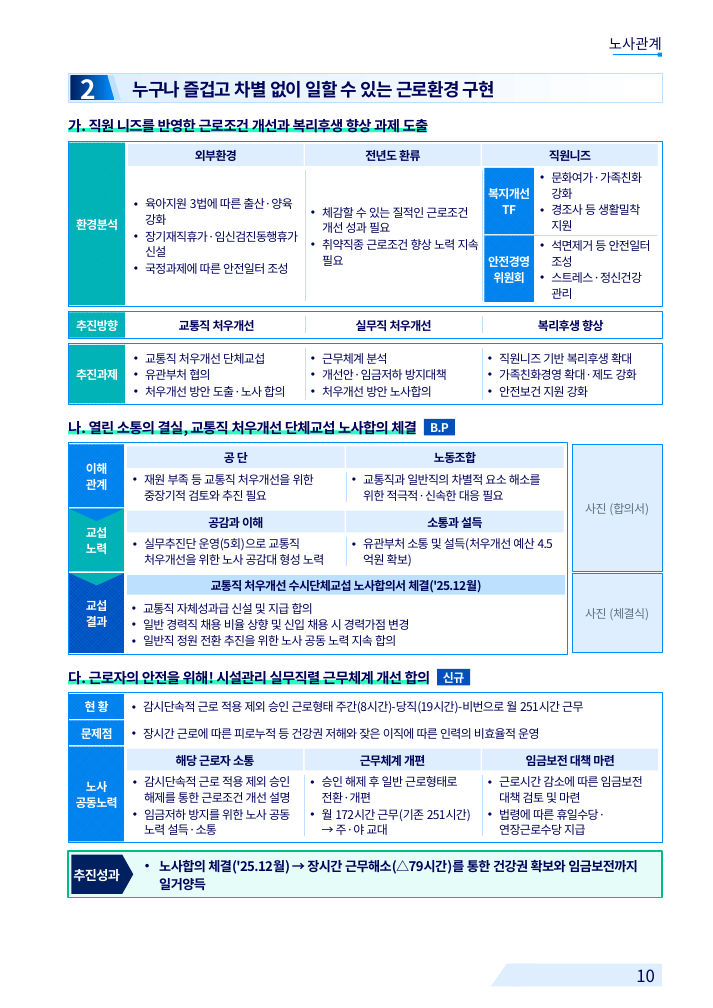
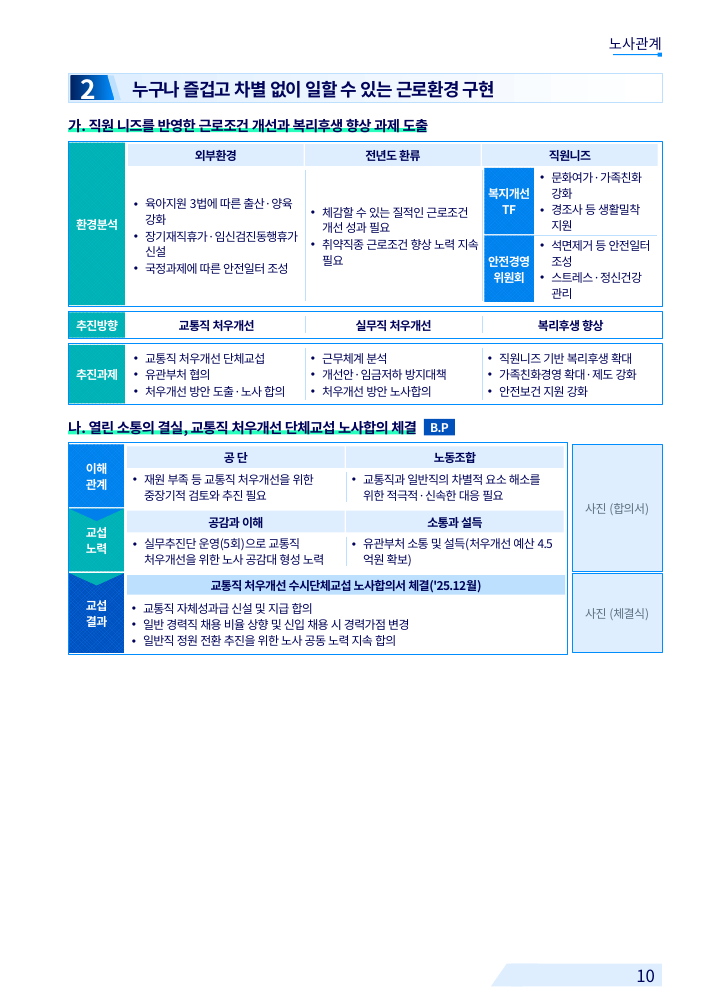
Before and after one commit to khjlsi-creator/claude, a slide deck: slide 10 of korad-경영평가-ppt/KORAD_경영평가_레이아웃_카탈로그_A4세로.pptx. Drawn at 713x1008 pixels with LibreOffice and Linux fonts; fonts in the diff are those of the drawing; background and template pictures are left out. Boxes give left, top, right and bottom in pixels: in the first picture for what was removed or moved away, otherwise in the second. Text is boxed around its words. In the diff, an @@ line names an element or a change of style, - is before the commit and + after.

```diff
--- a/korad-경영평가-ppt/KORAD_경영평가_레이아웃_카탈로그_A4세로.pptx
+++ b/korad-경영평가-ppt/KORAD_경영평가_레이아웃_카탈로그_A4세로.pptx
@@ rectangle removed at (68, 680, 428, 685) @@
@@ text removed at (68, 669, 431, 688) @@
-다. 근로자의 안전을 위해! 시설관리 실무직렬 근무체계 개선 합의
@@ rectangle removed at (437, 669, 470, 685) @@
-신규
@@ rectangle removed at (68, 692, 662, 842) @@
@@ rectangle removed at (69, 694, 124, 719) @@
-현 황
@@ text removed at (143, 701, 583, 714) @@
-• 감시단속적 근로 적용 제외 승인 근로형태 주간(8시간)-당직(19시간)-비번으로 월 251시간 근무
@@ rectangle removed at (69, 721, 124, 746) @@
-문제점
@@ rectangle removed at (69, 747, 124, 841) @@
-노사
-공동노력
@@ rectangle removed at (127, 749, 303, 771) @@
-해당 근로자 소통
@@ text removed at (143, 728, 539, 739) @@
-• 장시간 근로에 따른 피로누적 등 건강권 저해와 잦은 이직에 따른 인력의 비효율적 운영
@@ rectangle removed at (304, 749, 480, 771) @@
-근무체계 개편
@@ rectangle removed at (482, 749, 658, 771) @@
-임금보전 대책 마련
@@ text removed at (144, 776, 290, 835) @@
-• 감시단속적 근로 적용 제외 승인 해제를 통한 근로조건 개선 설명
-• 임금저하 방지를 위한 노사 공동 노력 설득·소통
@@ line removed from (304, 774) to (304, 836) @@
@@ text removed at (322, 776, 471, 835) @@
-• 승인 해제 후 일반 근로형태로 전환·개편
-• 월 172시간 근무(기존 251시간) → 주·야 교대
@@ line removed from (482, 774) to (482, 836) @@
@@ text removed at (499, 776, 643, 835) @@
-• 근로시간 감소에 따른 임금보전 대책 검토 및 마련
-• 법령에 따른 휴일수당·연장근로수당 지급
@@ rectangle removed at (68, 851, 662, 898) @@
@@ pentagon arrow removed at (72, 855, 134, 894) @@
-추진성과
@@ text removed at (159, 860, 638, 891) @@
-• 노사합의 체결('25.12월) → 장시간 근무해소(△79시간)를 통한 건강권 확보와 임금보전까지 일거양득
```
Also in this commit, not shown: 3 other slides changed, 6 other files.
